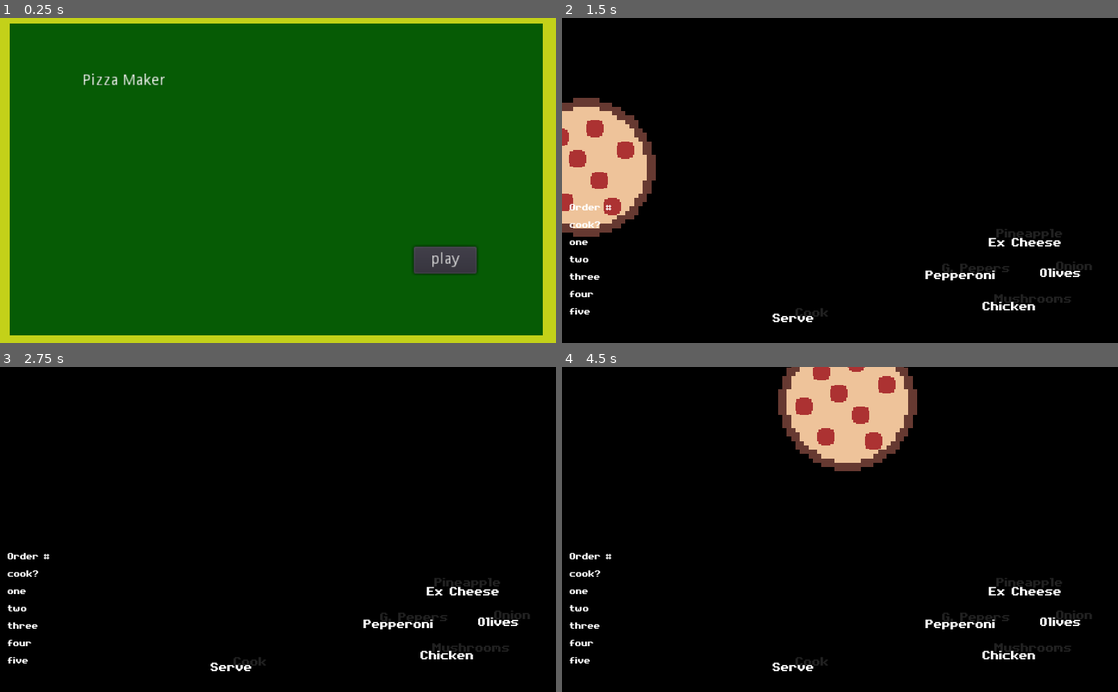
Above: before the commit, frames 1-4 (two rows, left to right).
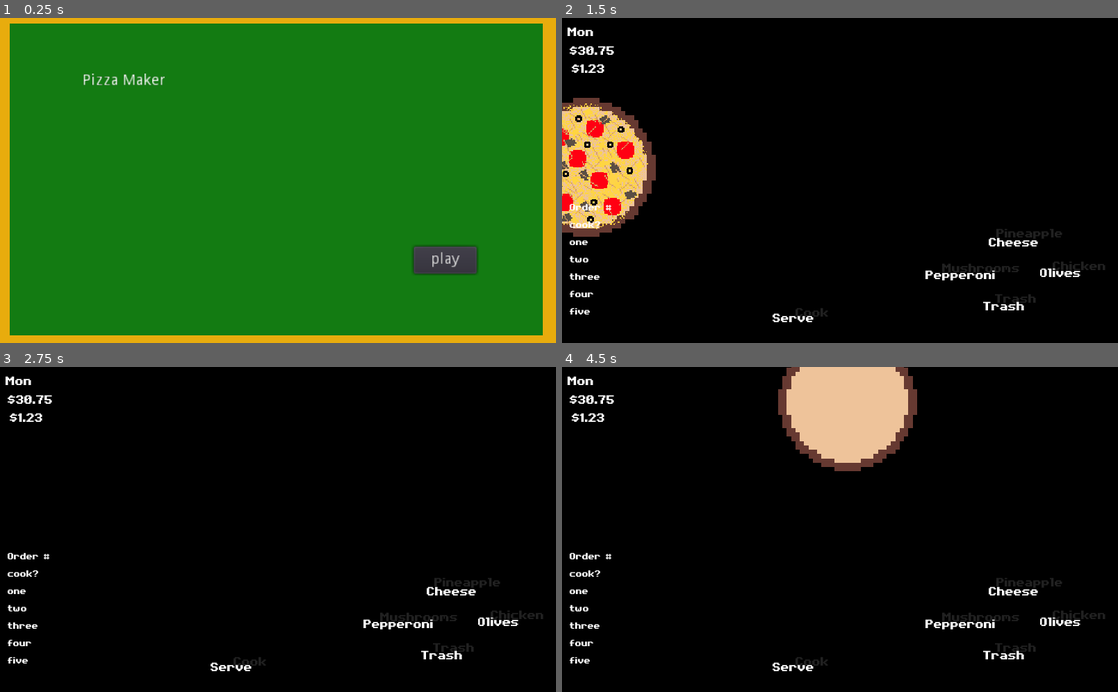
Above: after the commit, the same moments.

Repository: Boyquotes/pizza-maker
Game: Godot game, scene res://game/scene/main_menu.tscn
The game is run twice, just before and just after one commit, with the same random seed, the same clock (stepped at 60 frames per second) and the same inputs.
Inputs:
- Up to frame 1 (0.25 s): no input
- Up to frame 2 (1.5 s): click "play" at 0.5 s; tap Enter (ui_accept) at 1.25 s; hold Right (right_topping) from 1.28 s (still down)
- Up to frame 3 (2.75 s): tap Enter (ui_accept) at 1.52, 2.27 s; release Right (right_topping) at 2.03 s; hold Down (down_topping) from 2.03 s (still down)
- Up to frame 4 (4.5 s): release Down (down_topping) at 2.78 s; hold Right (right_topping) 2.78-3.53 s; tap Enter (ui_accept) at 3.5, 3.77, 4.25 s; hold Up (up_topping) 3.53-4.28 s; hold Left (left_topping) from 4.28 s (still down)

The runs differ from the first frame. In frame 1, 99% of the frame differs, in the area x 0-100%, y 0-100%; in frame 2, 4.3%; in frame 3, 0.9%; in frame 4, 2.0%.

Commit message:
Add topping sprites and add trash option

Diff:
--- a/game/game.gd
+++ b/game/game.gd
@@ -4,6 +4,8 @@
 var day_of_week: Array = [
 	"Mon", "Tues", "Wed", "Thurs", "Fri"
 ]
+
+var cost_of_dough: float = 2.0
 
 var cash: float
 var is_shift_held: bool
@@ -12,6 +14,7 @@
 
 var daily_income: float
 var daily_tips: float
+var daily_expense: float
 
 
 
@@ -52,11 +55,12 @@
 			else:
 				self.pizza.add_topping(Global.toppings.up)
 		elif event.is_action_pressed("down_topping"):
-			self.pizza.pulse()
-			if self.is_shift_held:
-				self.pizza.add_topping(Global.toppings.alt_down)
-			else:
-				self.pizza.add_topping(Global.toppings.down)
+			# Trash pizza
+			print("trash the pizza")
+#			if self.is_shift_held:
+#				self.pizza.add_topping(Global.toppings.alt_down)
+#			else:
+#				self.pizza.add_topping(Global.toppings.down)
 		elif event.is_action_pressed("left_topping"):
 			self.pizza.pulse()
 			if self.is_shift_held:
@@ -77,8 +81,14 @@
 	# Update day of week on HUD
 
 func _start_new_round() -> void:
+	# TODO: change to start_new_order
+	self.daily_expense += self.cost_of_dough
 	self.animation_player.play("slide_pizza_in")
 
+func _trash_pizza() -> void:
+	# explode pizza with animation
+	pass
+	# Send in new pizza
 
 func _end_round() -> void:
 	print("time ran out, customer left")
--- a/game/global/global.gd
+++ b/game/global/global.gd
@@ -2,14 +2,14 @@
 
 
 var toppings: Dictionary = {
-	"up": "ex cheese",
-	"down": "chicken",
+	"up": "cheese",
+	"down": "trash",
 	"left": "pepperoni",
 	"right": "olives",
 	"alt_up": "pineapple",
-	"alt_down": "mushrooms",
-	"alt_left": "g. pepers",
-	"alt_right": "onion",
+	"alt_down": "trash",
+	"alt_left": "mushrooms",
+	"alt_right": "chicken",
 }
 
 
--- a/game/hud/HUD.tscn
+++ b/game/hud/HUD.tscn
@@ -4,6 +4,27 @@
 
 [node name="HUD" type="CanvasLayer"]
 script = ExtResource( 1 )
+
+[node name="LblDay" type="Label" parent="."]
+margin_left = 5.0
+margin_top = 4.0
+margin_right = 45.0
+margin_bottom = 18.0
+text = "Mon"
+
+[node name="LblCash" type="Label" parent="."]
+margin_left = 7.0
+margin_top = 21.0
+margin_right = 51.0
+margin_bottom = 35.0
+text = "$30.75"
+
+[node name="LblDailyCash" type="Label" parent="."]
+margin_left = 9.0
+margin_top = 38.0
+margin_right = 49.0
+margin_bottom = 52.0
+text = "$1.23"
 
 [node name="ToppingUp" type="Label" parent="."]
 margin_left = 393.0
--- a/game/pizza/pizza.gd
+++ b/game/pizza/pizza.gd
@@ -13,7 +13,7 @@
 }
 
 onready var dough: Sprite = $Dough
-onready var peps: Sprite = $Peps
+onready var peps: Sprite = $Toppings/Peps
 
 onready var scaleUp: Vector2 = self.scale
 
@@ -32,11 +32,15 @@
 	self.modulate = "ffffff"
 	$SteamSprites.visible = false
 	self.toppings = []
+	self._hide_toppings()
 	self.is_cooked = false
 	self.position = Vector2(-98,138)
 
 
 
+func _hide_toppings() -> void:
+	for t in $Toppings.get_children():
+		t.visible = false
 
 func pulse() -> void:
 	_scale_down()
@@ -81,6 +85,7 @@
 	pass
 
 func add_topping(topping: String) -> void:
+	print("here")
 	if !self.toppings.has(topping):
 		match(topping):
 			Global.toppings.up: # ex cheese
--- a/game/pizza/pizza.tscn
+++ b/game/pizza/pizza.tscn
@@ -1,6 +1,6 @@
 [gd_scene load_steps=15 format=2]
 
-[ext_resource path="res://game/pizza/peps.png" type="Texture" id=1]
+[ext_resource path="res://game/pizza/pizza_sheet.png" type="Texture" id=1]
 [ext_resource path="res://game/pizza/dough.png" type="Texture" id=2]
 [ext_resource path="res://game/pizza/pizza.gd" type="Script" id=3]
 [ext_resource path="res://game/pizza/steam.png" type="Texture" id=4]
@@ -65,8 +65,37 @@
 [node name="Dough" type="Sprite" parent="."]
 texture = ExtResource( 2 )
 
-[node name="Peps" type="Sprite" parent="."]
+[node name="Toppings" type="Node2D" parent="."]
+
+[node name="Cheese" type="Sprite" parent="Toppings"]
 texture = ExtResource( 1 )
+region_enabled = true
+region_rect = Rect2( 0, 256, 128, 128 )
+
+[node name="Peps" type="Sprite" parent="Toppings"]
+texture = ExtResource( 1 )
+region_enabled = true
+region_rect = Rect2( 0, 384, 128, 128 )
+
+[node name="Mushrooms" type="Sprite" parent="Toppings"]
+texture = ExtResource( 1 )
+region_enabled = true
+region_rect = Rect2( 0, 896, 128, 128 )
+
+[node name="Chicken" type="Sprite" parent="Toppings"]
+texture = ExtResource( 1 )
+region_enabled = true
+region_rect = Rect2( 0, 640, 128, 128 )
+
+[node name="Olives" type="Sprite" parent="Toppings"]
+texture = ExtResource( 1 )
+region_enabled = true
+region_rect = Rect2( 0, 512, 128, 128 )
+
+[node name="Pineapples" type="Sprite" parent="Toppings"]
+texture = ExtResource( 1 )
+region_enabled = true
+region_rect = Rect2( 0, 768, 128, 128 )
 
 [node name="AnimationPlayer" type="AnimationPlayer" parent="."]
 anims/pulse = SubResource( 1 )
@@ -80,31 +109,31 @@
 [node name="Steam" type="AnimatedSprite" parent="SteamSprites"]
 position = Vector2( -36, -45 )
 frames = SubResource( 9 )
-frame = 2
+frame = 5
 playing = true
 
 [node name="Steam2" type="AnimatedSprite" parent="SteamSprites"]
 position = Vector2( 39, 14 )
 frames = SubResource( 9 )
-frame = 1
+frame = 4
 playing = true
 
 [node name="Steam3" type="AnimatedSprite" parent="SteamSprites"]
 position = Vector2( 22, -39 )
 frames = SubResource( 9 )
-frame = 1
+frame = 4
 playing = true
 
 [node name="Steam4" type="AnimatedSprite" parent="SteamSprites"]
 position = Vector2( -2, -3 )
 frames = SubResource( 9 )
-frame = 1
+frame = 4
 playing = true
 
 [node name="Steam5" type="AnimatedSprite" parent="SteamSprites"]
 position = Vector2( -38, 21 )
 frames = SubResource( 9 )
-frame = 1
+frame = 4
 playing = true
 
 [node name="Area2D" type="Area2D" parent="."]
--- a/game/scene/main_menu.tscn
+++ b/game/scene/main_menu.tscn
@@ -12,14 +12,14 @@
 margin_top = -2.0
 margin_right = 512.0
 margin_bottom = 301.0
-color = Color( 0.764706, 0.819608, 0.0980392, 1 )
+color = Color( 0.909804, 0.67451, 0.0509804, 1 )
 
 [node name="ColorRect2" type="ColorRect" parent="."]
 margin_left = 9.0
 margin_top = 5.0
 margin_right = 500.0
 margin_bottom = 293.0
-color = Color( 0.0235294, 0.356863, 0.0196078, 1 )
+color = Color( 0.0745098, 0.482353, 0.0705882, 1 )
 
 [node name="Label" type="Label" parent="."]
 margin_left = 76.0
Not shown, added: LICENSE
